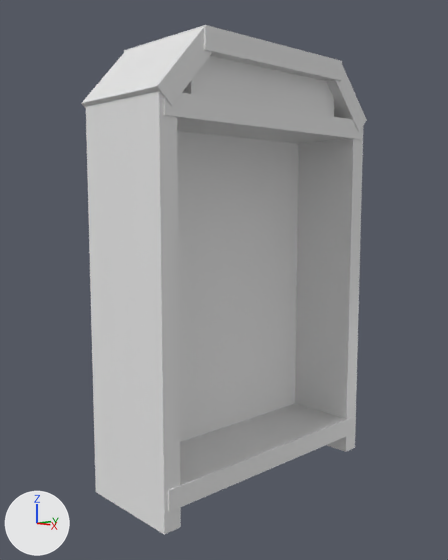
An edit to the Blender file Assets/Models/Props/Closet2.blend, drawn before and after from the same camera.
Both versions are drawn from a 50 mm camera at (8.32, -8.19, 4.89) aimed at (-0.13, -0.21, 3.49). The lights are fixed; the arrows at lower left show +X, +Y and +Z.
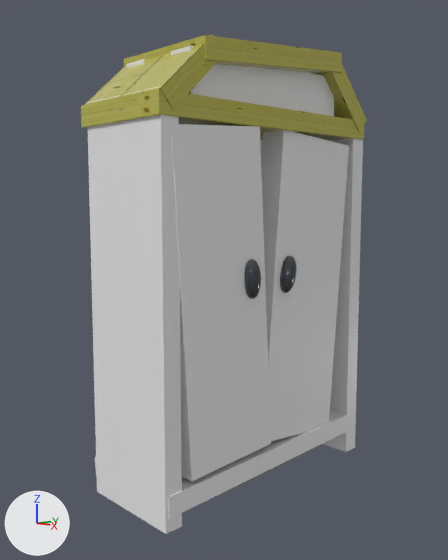
The change, as a list of edits to the scene's bpy script:
```text
Change me_cube_002:
    where me_cube_002.from_pydata(...)  # 8 vertices, 6 faces; spans x -1.0..1.0, y -1.0..1.0, z -1.0..1.0
    add me_cube_002.materials.append(mat_woodyellow)  # picture img_woodflooryellow_png
Change me_cube_003:
    where me_cube_003.from_pydata(...)  # 8 vertices, 6 faces; spans x -1.0..1.0, y -1.0..1.0, z -1.0..1.0
    add me_cube_003.materials.append(mat_woodyellow)  # picture img_woodflooryellow_png
Change me_cube_004:
    where me_cube_004.from_pydata(...)  # 8 vertices, 6 faces; spans x -1.0..1.0, y -1.0..1.0, z -1.0..1.0
    add me_cube_004.materials.append(mat_woodyellow)  # picture img_woodflooryellow_png
Change me_cube_005:
    where me_cube_005.from_pydata(...)  # 8 vertices, 6 faces; spans x -1.0..1.0, y -1.0..1.0, z -1.0..1.0
    add me_cube_005.materials.append(mat_woodyellow)  # picture img_woodflooryellow_png
Change ob_cube:
    ob_cube.location: (0.0, -2.39, 3.17) -> (0.0, -2.37, 3.17)
Change ob_cube_002:
    ob_cube_002.location: (0.0, -2.02, 6.95) -> (0.0, -1.94, 6.87)
    ob_cube_002.rotation_euler: (-0.74, 0.0, 0.0) -> (-0.835, 0.0, 0.0)  # degrees (-42, 0, 0) -> degrees (-48, 0, 0)
Change ob_cube_004:
    ob_cube_004.rotation_euler: (1.571, 0.0, 0.0) -> (1.655, 0.0, 0.0)  # degrees (90, 0, 0) -> degrees (95, 0, 0)
Change ob_cube_005:
    ob_cube_005.scale: (1.07, 0.179, 2.47) -> (1.07, 0.179, 2.56)
Change ob_cube_006:
    ob_cube_006.rotation_euler: (1.571, 0.0, 0.0) -> (1.617, 0.0, 0.0)  # degrees (90, 0, 0) -> degrees (93, 0, 0)
Add ob_cube_013:
    ob_cube_013 = bpy.data.objects.new('Cube.013', me_cube_013)  # a box spanning x -1.0..1.0, y -1.0..1.0, z -1.0..1.0; in mat_metal1 (picture img_metal021_1k_color_png); modifiers SUBSURF
    ob_cube_013.location = (0.99, 0.32, 3.64)
    ob_cube_013.rotation_euler = (-0.197, 0.0, 0.0)  # degrees (-11, 0, 0)
    ob_cube_013.scale = (0.159, 0.196, 0.412)
Add ob_cube_012:
    ob_cube_012 = bpy.data.objects.new('Cube.012', me_cube_013.copy())  # modifiers SUBSURF
    ob_cube_012.location = (1.04, -0.66, 3.64)
    ob_cube_012.rotation_euler = (0.057, 0.0, 0.0)  # degrees (3.3, 0, 0)
    ob_cube_012.scale = (0.159, 0.196, 0.412)
Add ob_cube_011:
    ob_cube_011 = bpy.data.objects.new('Cube.011', me_cube_011)  # a box spanning x -1.0..1.0, y -1.0..1.0, z -1.0..1.0; in mat_woodblue (its picture is missing)
    ob_cube_011.location = (0.7, 0.95, 3.32)
    ob_cube_011.rotation_euler = (-0.0841, 0.0, 0.0)  # degrees (-4.8, 0, 0)
    ob_cube_011.scale = (0.245, 0.971, 2.81)
Add ob_cube_010:
    ob_cube_010 = bpy.data.objects.new('Cube.010', me_cube_010)  # a box spanning x -1.0..1.0, y -1.0..1.0, z -1.0..1.0; in mat_woodblue (its picture is missing)
    ob_cube_010.location = (0.77, -1.23, 3.32)
    ob_cube_010.rotation_euler = (0.0628, 0.0, 0.0)  # degrees (3.6, 0, 0)
    ob_cube_010.scale = (0.245, 0.942, 2.81)
```

Location of each change, [x1, y1, x2, y2] in pixels of the pictures (448 x 560 px):
'Cube', moved: before [86, 91, 181, 535]; after [88, 86, 182, 534]
'Cube.010', added: after [171, 124, 271, 481]
'Cube.011', added: after [261, 131, 349, 441]
'Cube.006', turned: before [168, 404, 354, 512]; after [95, 410, 354, 519]
'Cube.005', recoloured, rescaled (grey to yellow): before [163, 92, 361, 144]; after [81, 89, 364, 141]
'Cube.002', recoloured, moved, turned (grey to yellow): before [81, 25, 212, 108]; after [85, 35, 218, 109]
'Cube.004', recoloured, turned (grey to yellow): before [124, 25, 342, 81]; after [124, 35, 342, 75]
'Cube.003', recoloured (grey to yellow): [319, 65, 367, 132] in both
'Cube.012', added (black): after [244, 259, 261, 299]
'Cube.013', added (black): after [280, 255, 297, 293]
'Cube.007', unchanged, covered by the edit: before [177, 131, 299, 442]; after [260, 140, 263, 162]
'Cube.001', unchanged, covered by the edit: before [295, 126, 363, 452]; after [323, 139, 363, 452]
